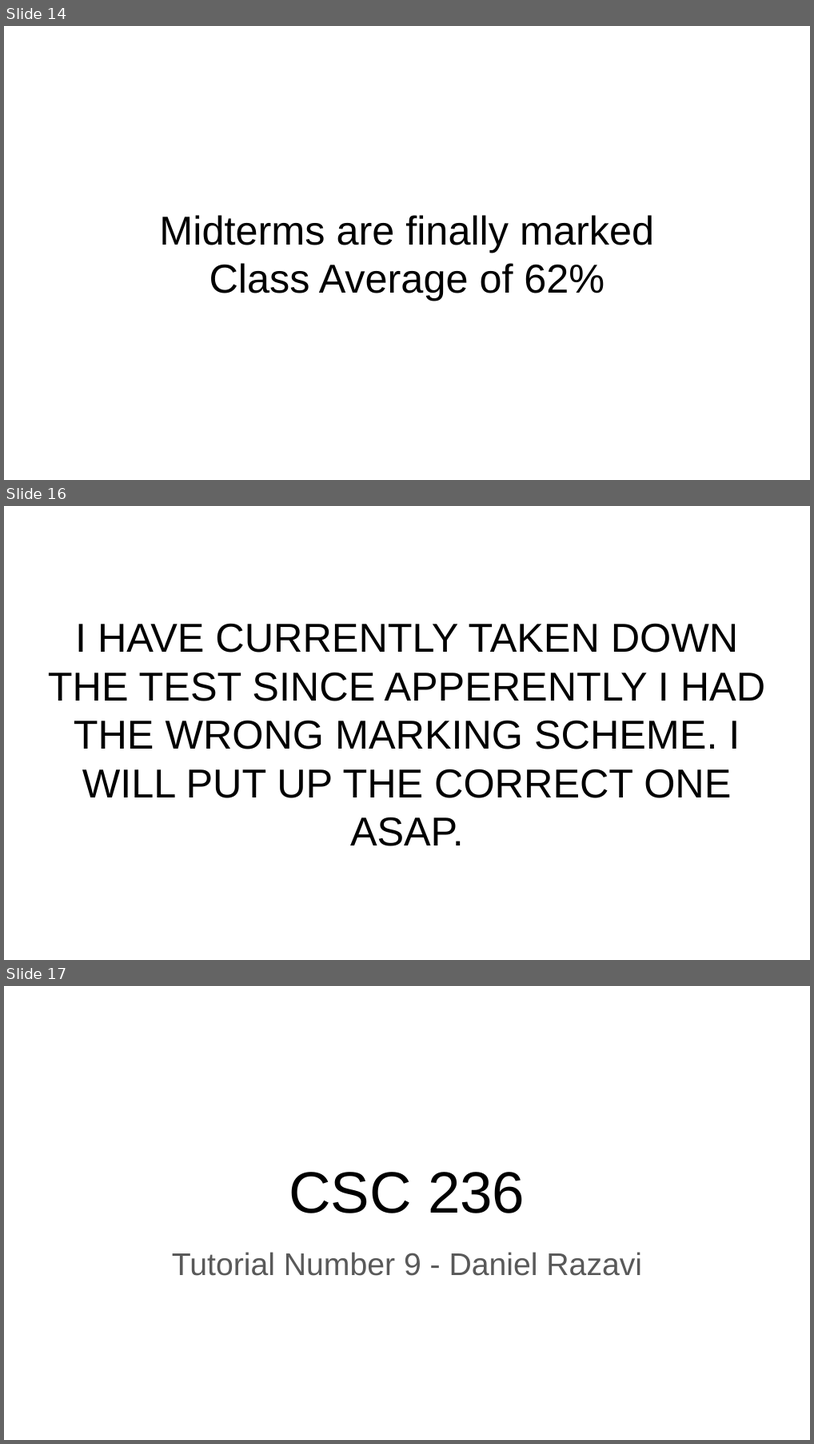
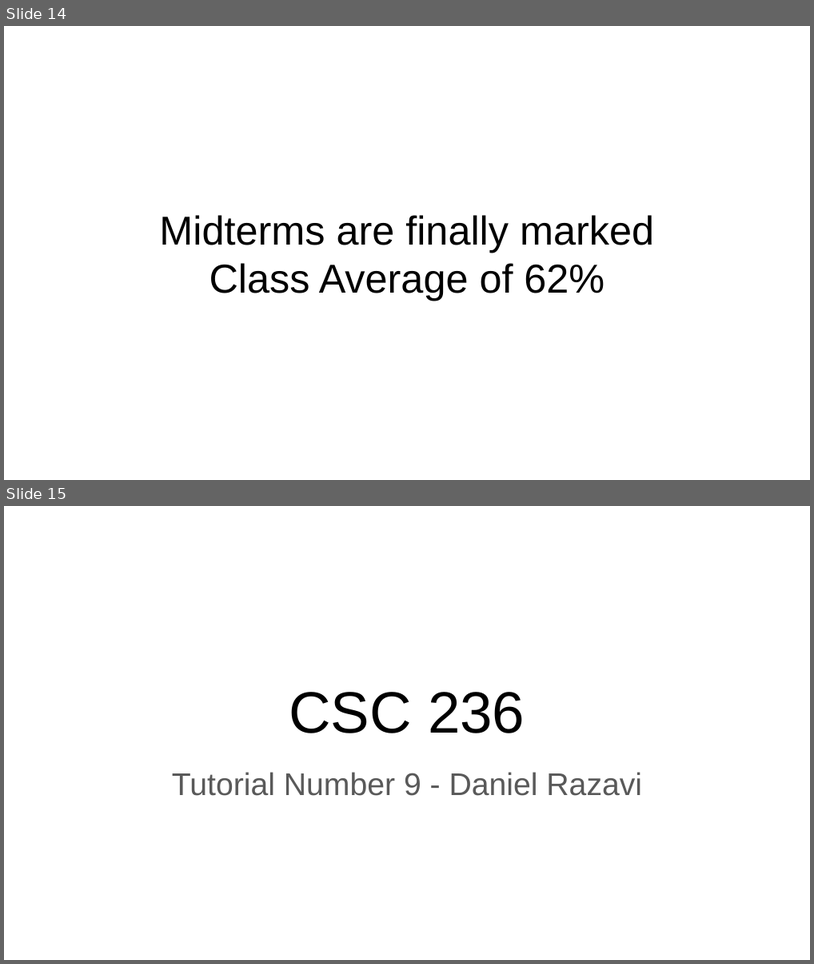
Before and after one commit to DanielRazavi/DanielRazavi.github.io, a slide deck: files/Tutorial-9/CSC236 Tutorial Slides.pptx. Shown one above the other, each under a label of ours: slides 14, 16 and 17 before the commit, slides 14 and 15 after it; the slides between them are not shown. The pictures are 814x1444 and 814x964 pixels, drawn with LibreOffice and Linux fonts; fonts in the diff are those of the drawing. Boxes give left, top, right and bottom in pixels: in the first picture for what was removed or moved away, otherwise in the second. Text is boxed around its words. In the diff, an @@ line names an element or a change of style, - is before the commit and + after.

```diff
--- a/files/Tutorial-9/CSC236 Tutorial Slides.pptx
+++ b/files/Tutorial-9/CSC236 Tutorial Slides.pptx
@@ slide 16 removed at <box>4,506,810,960</box>, background #FFFFFF @@
@@ title removed at <box>48,623,766,846</box> @@
-I HAVE CURRENTLY TAKEN DOWN THE TEST SINCE APPERENTLY I HAD THE WRONG MARKING SCHEME. I WILL PUT UP THE CORRECT ONE ASAP.
@@ what was slide 17 is now slide 15 @@
```
Also in this commit, not shown: 1 other slide removed, 1 other file.
